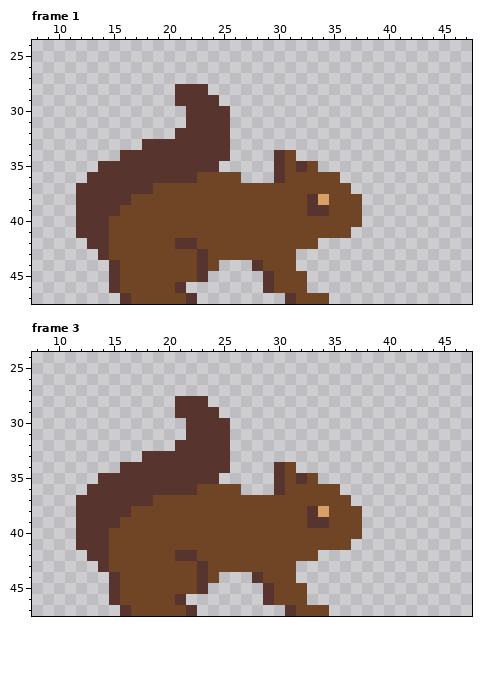
Pixel-art file: bnp/resources/sprites/squirrel.aseprite. Above: the version before the commit.
48x48 pixels, 4 frames. Colours within 5 levels of each other are drawn and written as one. Shown: frame 1: x 8..47, y 24..47; frame 3: x 8..47, y 24..47. The commit also changed other frames, which this record leaves out.
And afterwards:
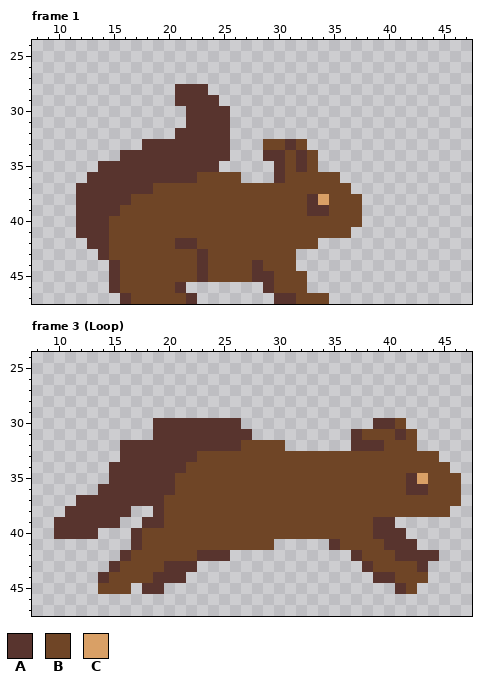
Palette (. is transparent): A #58342e  B #6f4526  C #d9a066
Changes in this commit:
Frame 1, layer "Layer 3":
Colour A is added in row 33 at x 31; in row 34 at x 29 and 32; in row 45 at x 28; in row 47 at x 30.
Colour B is added in row 33 at x 29 to 30 and 32; in row 34 at x 33; in row 44 at x 25 to 27; in row 45 at x 24 to 27.
Frame 3 (Loop), layer "Layer 3":
Colour A is added in row 30 at x 19 to 21, 26 and 39 to 40; in row 31 at x 19 to 21, 26 to 27, 37 and 41; in row 32 at x 16 to 20, 26 and 37 to 39; in row 33 at x 16 to 17; in row 34 at x 15; in row 35 at x 42.
Colour A is added in row 36 at x 42 to 43; in row 38 at x 11; in row 39 at x 10 to 11 and 39 to 40; in row 40 at x 10 to 11 and 39 to 41; in row 41 at x 40 to 42; in row 42 at x 37 and 41 to 44.
Colour A is added in row 43 at x 38 and 43; in row 44 at x 14 and 39 to 40; in row 45 at x 41.
Colour A replaces colour B in rows 37 to 38 at x 19; in row 39 at x 18 to 19; in row 40 at x 17; in row 41 at x 17 and 35; in row 42 at x 16 and 23 to 25; in row 43 at x 15 and 20 to 22.
Colour A replaces colour B in row 44 at x 19 to 21; in row 45 at x 18 to 19.
Colour B is added in row 30 at x 41; in row 31 at x 38 to 40 and 42; in row 32 at x 27 to 30 and 40 to 42; in row 33 at x 26 to 44; in row 34 at x 26 to 29 and 32 to 45; in row 35 at x 25 to 29, 34 to 41 and 44 to 46.
Colour B is added in row 36 at x 27 to 29, 36 to 41 and 44 to 46; in row 37 at x 37 to 46; in row 38 at x 38 to 45; in rows 39 to 40 at x 38; in row 41 at x 37 to 39; in row 42 at x 38 to 40.
Colour B is added in row 43 at x 39 to 42; in row 44 at x 41 to 43; in row 45 at x 14 and 42.
Colour B replaces colour A in row 33 at x 23 to 25; in row 34 at x 22 to 25 and 30; in row 35 at x 21 to 24, 30 and 32; in row 36 at x 21 to 22 and 30; in row 38 at x 33; in row 39 at x 33 to 34.
Colour B replaces colour A in row 42 at x 21 to 22; in rows 44 to 45 at x 15.
Colour B replaces colour C in row 38 at x 34.
Colour C is added in row 35 at x 43.
Colour A is gone in row 28 at x 21 to 23; in row 29 at x 21 to 24; in row 35 at x 14; in row 36 at x 13; in row 40 at x 14; in row 41 at x 12 to 14.
Colour A is gone in row 42 at x 13 to 14; in row 43 at x 14 and 23; in row 44 at x 23 and 28; in row 45 at x 23 and 29; in row 46 at x 15, 21 and 29; in row 47 at x 16, 22 and 31.
Colour B is gone in row 38 at x 17 to 18; in row 39 at x 16 to 17; in row 40 at x 15 to 16; in row 41 at x 15 to 16 and 30 to 34; in row 42 at x 15 and 26 to 33; in row 43 at x 24 to 31.
Colour B is gone in row 44 at x 22, 24 and 29 to 31; in row 45 at x 17, 20 to 22 and 30 to 32; in row 46 at x 16 to 20 and 30 to 32; in row 47 at x 17 to 21 and 32 to 34.
Boxes around the changes in both pictures, in picture pixels (x1, y1, x2, y2):
added: (263, 139, 318, 161)
added: (208, 260, 285, 304)
changed: (54, 396, 461, 616)
